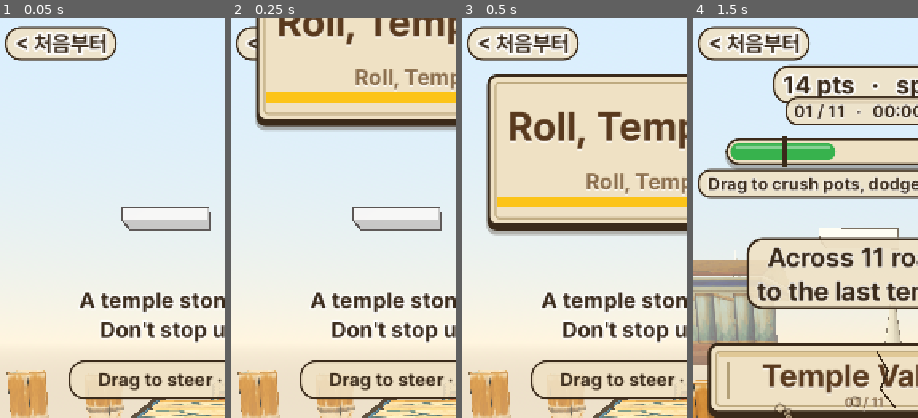
Above: before the commit, frames 1-4 (left to right).
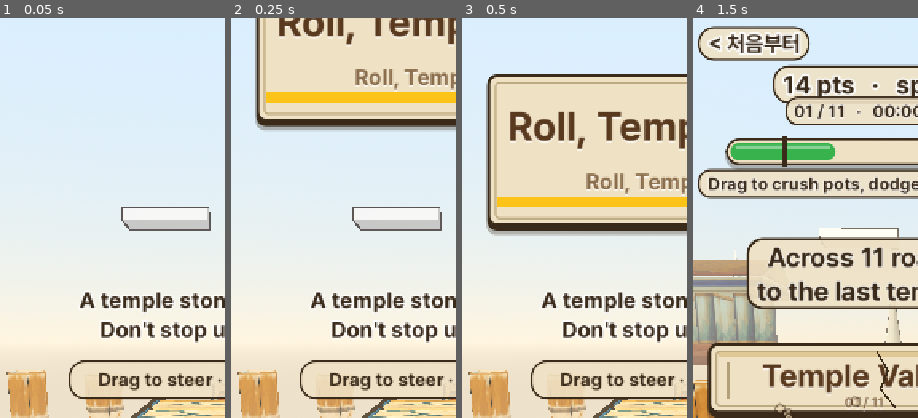
Above: after the commit, the same moments.

Repository: innollia/pai-games
Game: Godot game, scene res://main.tscn
Same seed, same stepped clock (60 frames per second), same inputs: the game is played once before the commit and once after it.
Inputs (mouse positions are % of the whole screen's width and height, from its top left):
- Up to frame 1 (0.05 s): no input
- Up to frame 2 (0.25 s): no input
- Up to frame 3 (0.5 s): no input
- Up to frame 4 (1.5 s): click "▶ Play" at 0.5 s; move the mouse to (72, 45) at 1.27 s; click (72, 45) at 1.42 s
The pictures show only the part of the screen within x 0-50%, y 0-50%; the shares and areas given below are measured in that part.

The runs differ from the first frame. In frame 1, 4.0% of the frame differs, in the area x 2-52%, y 2-11%; in frame 2, 0.7%; in frame 3, 4.0%; in frame 4, nothing differs.

Commit message:
신전석 단독판: 타이틀 화면에서는 '< 처음부터' 숨김
Co-Authored-By: Claude Opus 5.5 <noreply@anthropic.com>

Diff:
--- a/games/shrine_stone/main.gd
+++ b/games/shrine_stone/main.gd
@@ -56,6 +56,7 @@
 	title_tws.clear()
 	lintel = null
 	game.set_process_unhandled_input(false)  # 버튼을 누른 터치가 게임 시작으로 새지 않게
+	_back_label(false)  # 타이틀 위에서는 '< 처음부터' 를 숨긴다
 	if game._howto_box:  # 설명 카드가 떠 있는 동안 게임이 멈춘다: 카드는 투명하게 두고 멈춤만 쓴다
 		game._howto_box.visible = true
 		game._howto_box.modulate.a = 0.0
@@ -247,6 +248,7 @@
 			t.kill()
 	title_tws.clear()
 	game.set_process_unhandled_input(true)
+	_back_label(true)
 	if game._howto_box:
 		game._howto_box.visible = false
 	game.play("tap")
@@ -300,3 +302,13 @@
 	elif what == NOTIFICATION_APPLICATION_FOCUS_IN or what == NOTIFICATION_WM_WINDOW_FOCUS_IN:
 		get_tree().paused = false
 		AudioServer.set_bus_mute(0, false)
+
+
+## 게임 왼쪽 위 "< 처음부터"/"< 목록" 글자 보이기·숨기기
+func _back_label(on: bool, n: Node = null) -> void:
+	if n == null:
+		n = game
+	for c in n.get_children():
+		if c is Label and (c as Label).text.begins_with("< "):
+			(c as Label).visible = on
+		_back_label(on, c)
Not shown, changed: games/shrine_stone/ver.txt
Not shown, changed: games/shrine_stone/web/index.html
Not shown, changed: games/shrine_stone/web/index.pck
